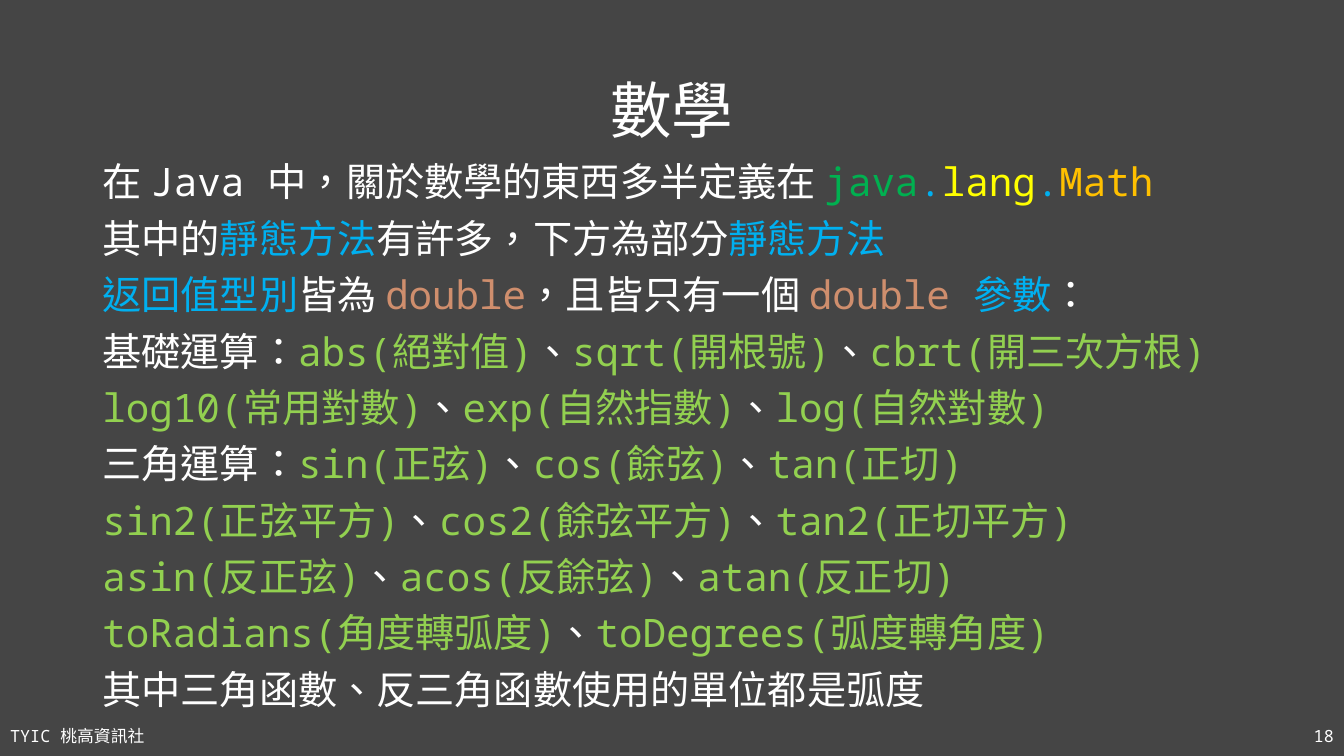
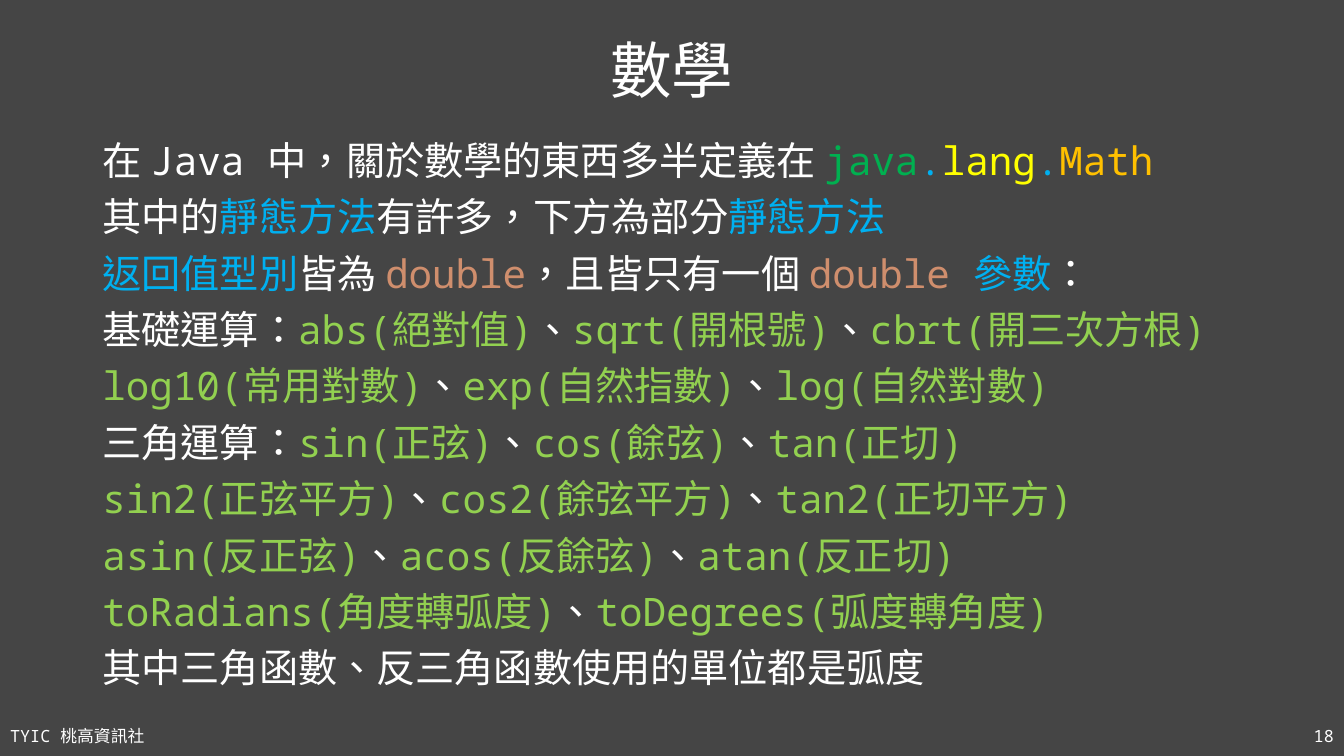
Before and after one commit to TYSHIC/slides, a slide deck: slide 18 of ppt/10_包裝類別與工具類別(1).pptx. Drawn at 1344x756 pixels with LibreOffice and Linux fonts; fonts in the diff are those of the drawing. Boxes give left, top, right and bottom in pixels: in the first picture for what was removed or moved away, otherwise in the second. Text is boxed around its words. In the diff, an @@ line names an element or a change of style, - is before the commit and + after.

```diff
--- a/ppt/10_包裝類別與工具類別(1).pptx
+++ b/ppt/10_包裝類別與工具類別(1).pptx
@@ title "數學": place and size @@
-title "數學" at (610,81,733,138)
+title "數學" at (610,41,733,98)
@@ text "在 Java 中，關於數學的東西多半定義在 java.lang.Math": place and size @@
-text "在 Java 中，關於數學的東西多半定義在 java.lang.Math" at (102,163,1206,708)
+text "在 Java 中，關於數學的東西多半定義在 java.lang.Math" at (102,142,1206,686)
```
Also in this commit, not shown: 2 other slides changed, 5 other files.
